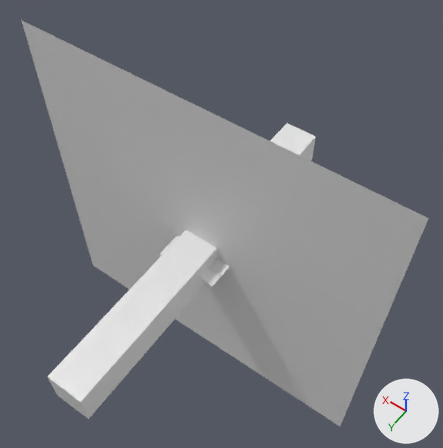
An edit to the glTF model build/assets/models.glb, drawn before and after from the same camera.
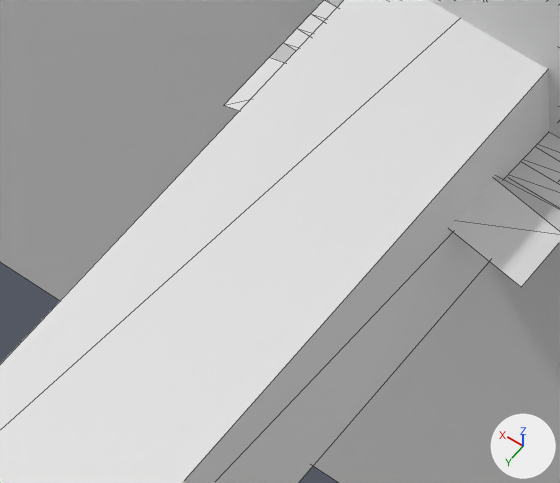
There are two pictures of each version: one whole from a camera (50 mm lens) standing at (-118.6, 148.1, 264.8) and looking at (-2.1, -15.0, 8.5), one close up on the part from 27% to 49% of the width and 53% to 72% of the height. Arrows for +X, +Y and +Z are at lower right; the lights stay in place. The close-ups show mesh edges as thin lines. Vertices at the same position are counted once.
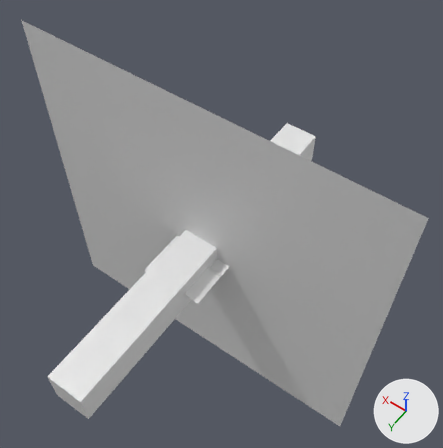
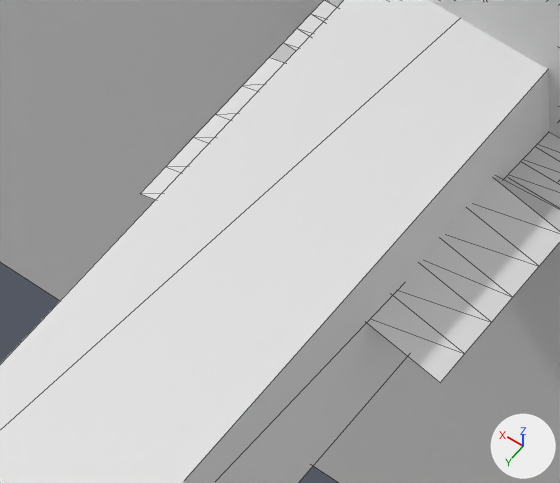
Changed parts and their boxes (x1, y1, x2, y2) in the close-ups (560 x 483 px):
'ground', reshaped
    before: (224, 0, 560, 287)
    after: (140, 0, 560, 382)
part 1 of me_plane_001, built on
    before: (224, 81, 560, 287)
    after: (140, 81, 560, 382)

What the commit changed:
me_plane_001 is used by ob_ground; location (0.0, 0.0, 0.0).
me_plane_001 had 145 vertices, 248 faces and spanned x -17.9..16.6, y -17.4..15.3, z 0.0..6.4.
me_plane_001 now has 197 vertices, 344 faces and spans x -17.9..16.6, y -17.4..27.5, z 0.0..6.4.
Part 1, on me_plane_001:
13 vertices are removed from x -17.9..16.6, y 8.5..15.3, z 0.0..2.9.
25 faces are deleted.
4 vertices in x 4.2..6.3, y 2.1..4.2, z 2.8 move by (0.0, 0.0, -0.9).
2 vertices move from x -2.1..4.2, y 8.5, z 2.9 to x -3.5..5.2, y 9.8..10.0, z 2.9.
22 vertices are added at x -2.1..2.1, y 9.8..27.5, z 2.9..4.9.
9 new vertices lie (0.0, 4.0, 0.0) away from vertices in x -17.9..16.6, y 8.5, z 0.0..2.9.
7 new vertices lie (0.0, 4.1, 0.0) away from vertices in x -17.9..16.6, y 12.5, z 0.0..2.9.
7 new vertices lie (0.0, 3.2, 0.0) away from vertices in x -17.9..16.6, y 16.6, z 0.0..2.9.
7 new vertices lie (0.0, 4.0, 0.0) away from vertices in x -17.9..16.6, y 19.8, z 0.0..2.9.
7 new vertices lie (0.0, 3.7, 0.0) away from vertices in x -17.9..16.6, y 23.8, z 0.0..2.9.
6 new vertices lie (-2.1, 0.0, 0.0) away from vertices in x 4.2..6.3, y 8.5..27.5, z 2.9.
121 new faces join them.
